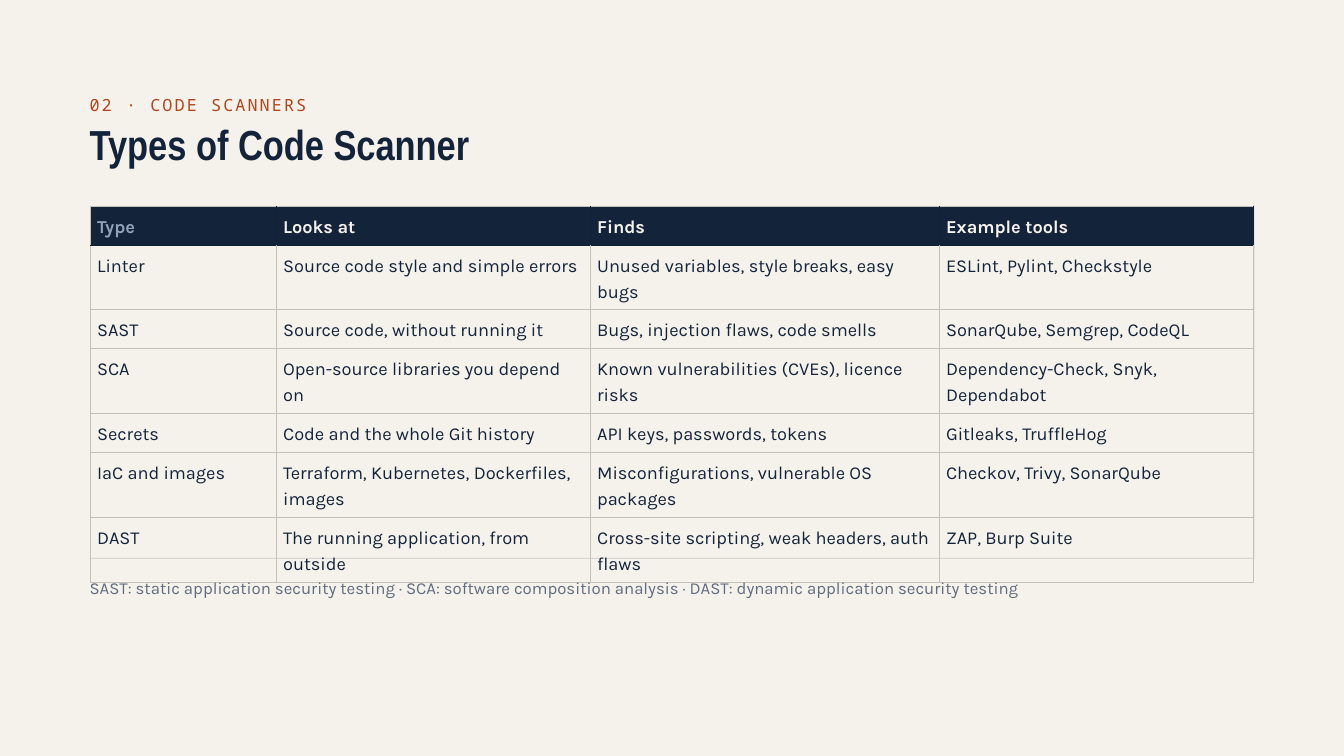
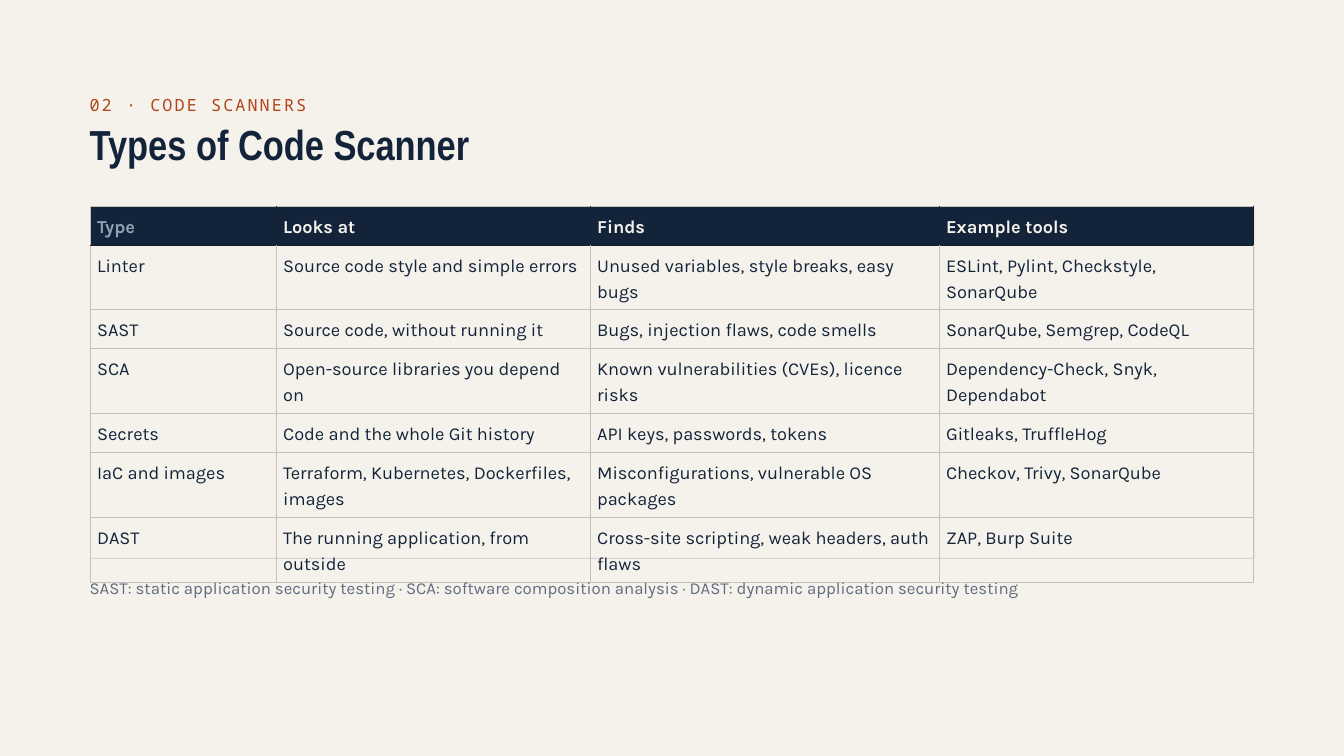
Before and after one commit to greatvand/SRM, a slide deck: slide 12 of Slides/Unit IV SonarQube.pptx. Drawn at 1344x756 pixels with LibreOffice and Linux fonts; fonts in the diff are those of the drawing. Boxes give left, top, right and bottom in pixels: in the first picture for what was removed or moved away, otherwise in the second. Text is boxed around its words. In the diff, an @@ line names an element or a change of style, - is before the commit and + after.

```diff
--- a/Slides/Unit IV SonarQube.pptx
+++ b/Slides/Unit IV SonarQube.pptx
@@ table at [91,207,1255,575] @@
-row 2, column 4: ESLint, Pylint, Checkstyle
+row 2, column 4: ESLint, Pylint, Checkstyle, SonarQube
```
Also in this commit, not shown: 1 other file.
